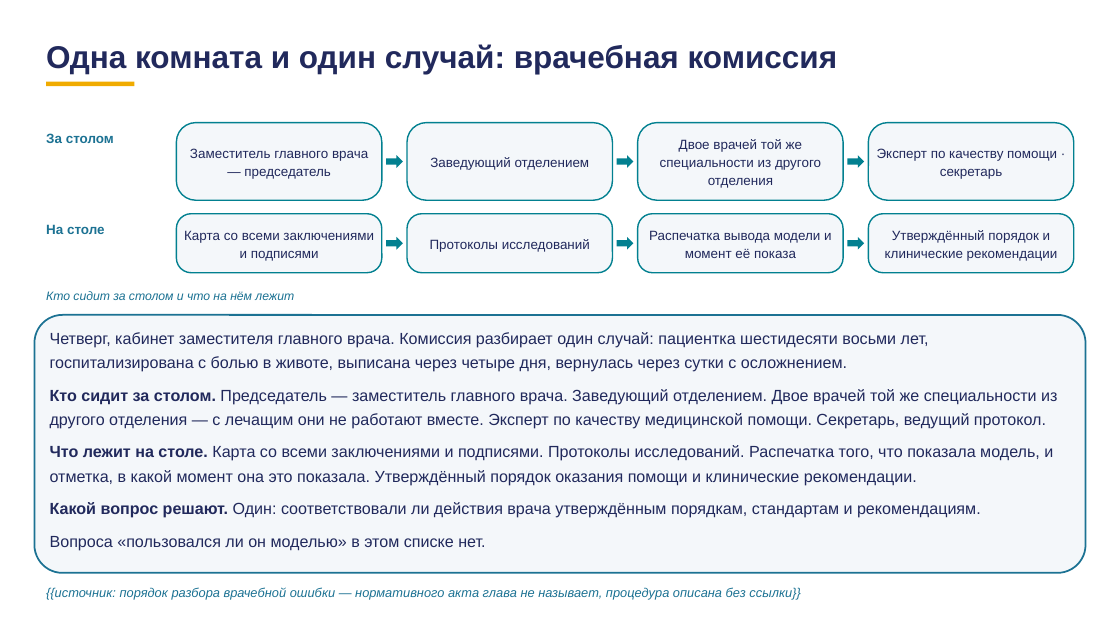
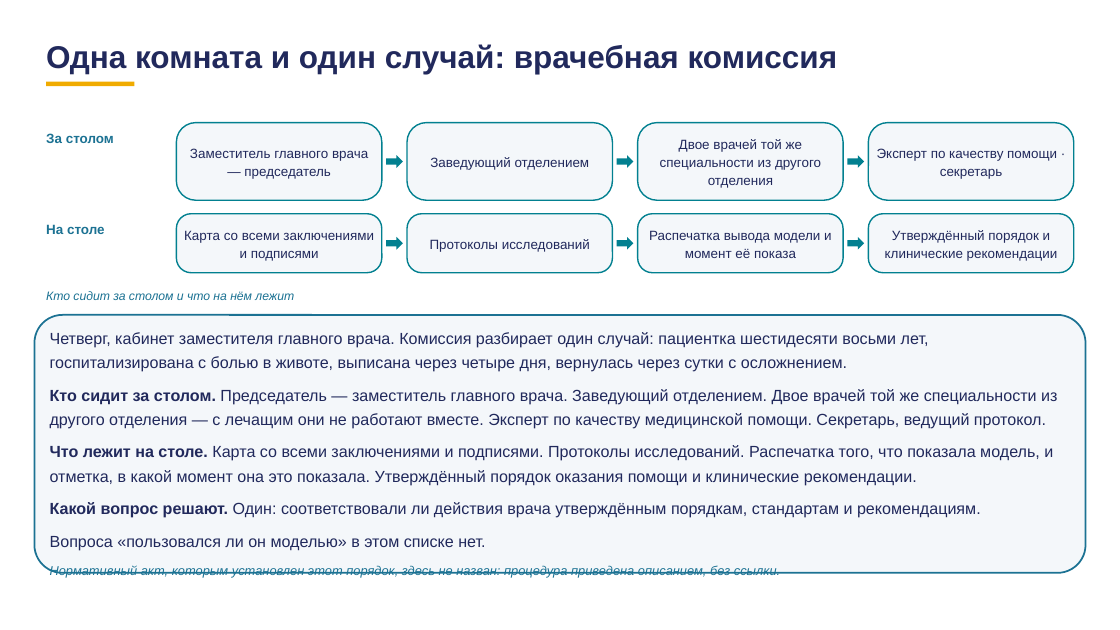
Before and after one commit to tellina-study/AI-usage-lessons, a slide deck: slide 68 of library/lectures/lec-07/rework/deck/lec-07-karkas.pptx. Drawn at 1120x630 pixels with LibreOffice and Linux fonts; fonts in the diff are those of the drawing. Boxes give left, top, right and bottom in pixels: in the first picture for what was removed or moved away, otherwise in the second. Text is boxed around its words. In the diff, an @@ line names an element or a change of style, - is before the commit and + after.

```diff
--- a/library/lectures/lec-07/rework/deck/lec-07-karkas.pptx
+++ b/library/lectures/lec-07/rework/deck/lec-07-karkas.pptx
@@ text at box(50, 565, 780, 578): paragraph added @@
+Нормативный акт, которым установлен этот порядок, здесь не назван: процедура приведена описанием, без ссылки.
@@ text removed at box(46, 587, 800, 600) @@
-{{источник: порядок разбора врачебной ошибки — нормативного акта глава не называет, процедура описана без ссылки}}
```
Also in this commit, not shown: 4 other slides changed, 5 other files.
